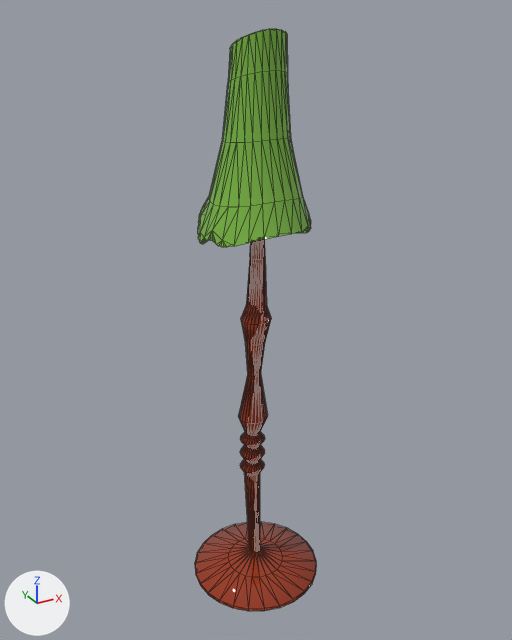
The FBX model Assets/FPV/03_Art/04_Plateformes/Petit Mobilier/SM_Lampe_low.fbx: old version first, new version second.
Before and after are seen from a camera (50 mm lens) standing at (-3.52, -6.4, 6.72) and looking at (0.05, 0.08, 3.48). Arrows for +X, +Y and +Z are at lower left; the lights stay in place. The first picture is the older version. Mesh edges are drawn as thin lines. Where no turn or scale is listed for an object, it has been applied to the vertices.

Script lines for the objects in view, before the commit:
```python
me_mesh = bpy.data.meshes.new('Mesh')
me_mesh.from_pydata(...)  # 937 vertices, 1870 faces; spans x -0.8..0.8, y -0.79..0.8, z 0.0..6.54
# faces by material slot: [1090, 780]
me_mesh.materials.append(mat_lampe_bas)  # brown #99361b
me_mesh.materials.append(mat_lampe_haut)  # green #7cb944
ob_sm_lampe_low = bpy.data.objects.new('SM_Lampe_low', me_mesh)
ob_sm_lampe_low.location = (0.0, 0.0, 0.0)
```
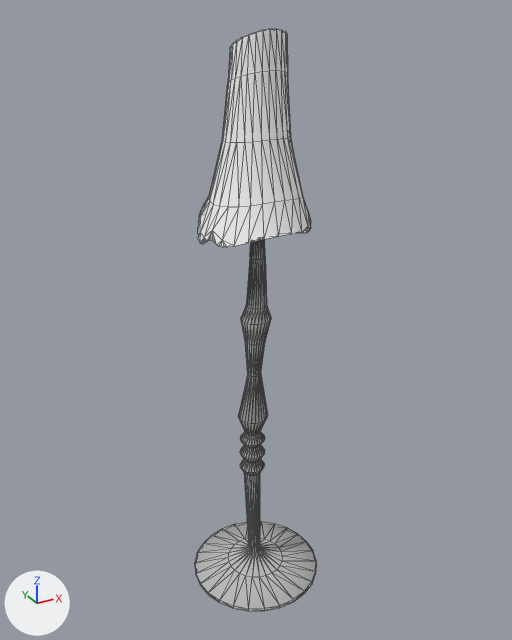
Changed parts and their boxes (x1, y1, x2, y2) in the pictures (512 x 640 px):
part 1 of me_mesh, recoloured (lighter): (195, 239, 316, 611) in both
part 2 of me_mesh, recoloured (green to white): (198, 29, 311, 247) in both

Edits to the bpy script that builds the scene:
```text
Add mat_material__2:
    mat_material__2 = principled_material('Material #2')
    mat_material__2.base_color = (0.5, 0.5, 0.5)  # grey #bcbcbc
    mat_material__2.roughness = 0.0
Add mat_coussin:
    mat_coussin = principled_material('Coussin')
    mat_coussin.base_color = (1.0, 1.0, 1.0)  # white #ffffff
    mat_coussin.roughness = 0.0
Change me_mesh:
    where me_mesh.from_pydata(...)  # 937 vertices, 1870 faces; spans x -0.8..0.8, y -0.79..0.8, z 0.0..6.54
    used by ob_sm_lampe_low; location = (0.0, 0.0, 0.0)
    me_mesh part 1: all 1090 faces that had it switch from mat_lampe_bas (brown #99361b) to mat_material__2 (grey #bcbcbc)
    me_mesh part 2: all 780 faces that had it switch from mat_lampe_haut (green #7cb944) to mat_coussin (white #ffffff)
```
